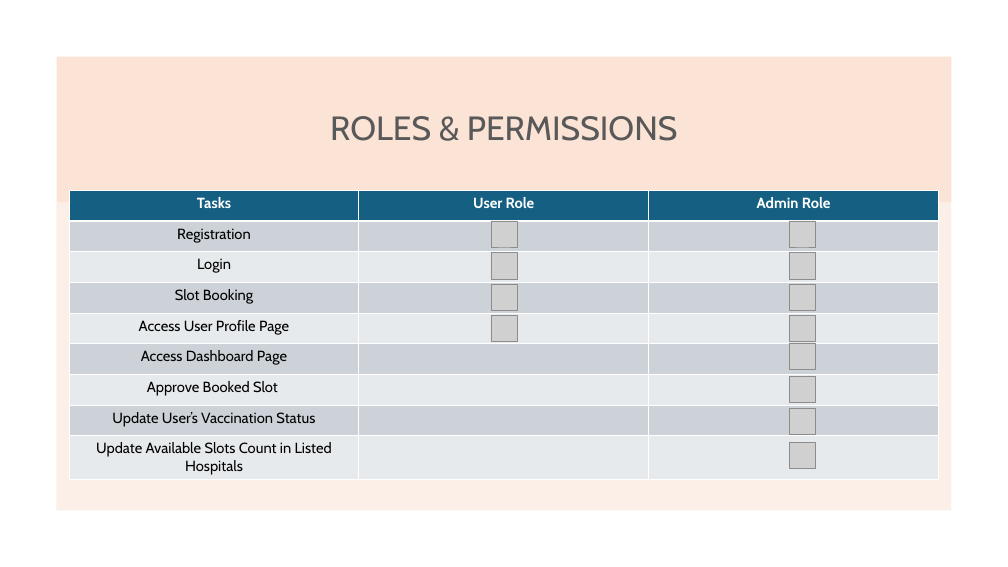
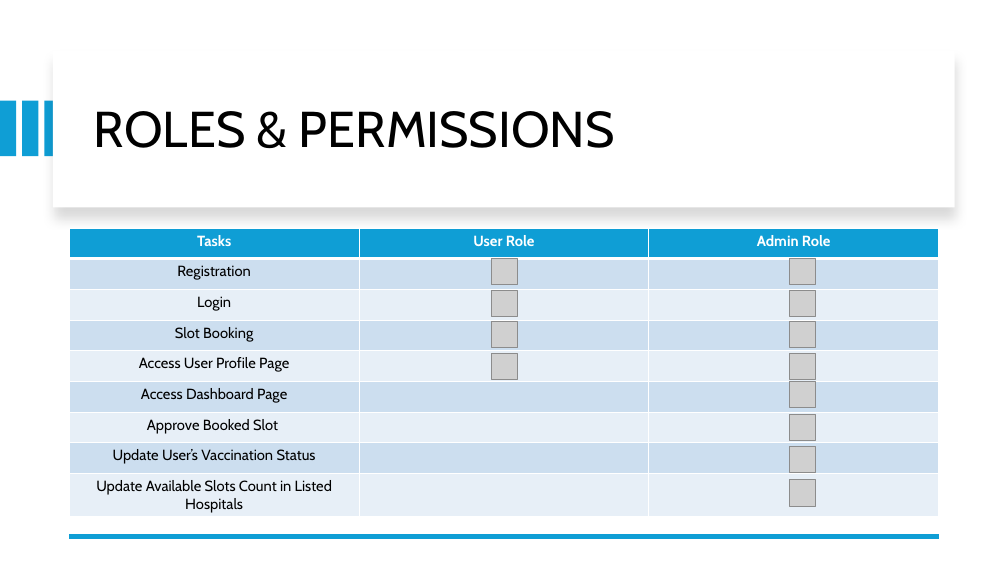
Before and after one commit to lookinfome/VaxTrack_v1.0.0, a slide deck: slide 5 of Vax Track V1 - Beta.pptx. Drawn at 1008x567 pixels with LibreOffice and Linux fonts; fonts in the diff are those of the drawing; grey boxes stand for pictures. Boxes give left, top, right and bottom in pixels: in the first picture for what was removed or moved away, otherwise in the second. Text is boxed around its words. In the diff, an @@ line names an element or a change of style, - is before the commit and + after.

```diff
--- a/Vax Track V1 - Beta.pptx
+++ b/Vax Track V1 - Beta.pptx
@@ rectangle: place and size @@
-rectangle at [57,57,951,202]
+rectangle at [53,51,955,207]
@@ rectangle at [53,51,955,207]: fill #FBE3D6 to #FFFFFF; shadow on @@
@@ title "ROLES & PERMISSIONS": place and size @@
-title "ROLES & PERMISSIONS" at [330,116,678,141]
+title "ROLES & PERMISSIONS" at [94,111,615,148]
@@ title "ROLES & PERMISSIONS" at [94,111,615,148]: size 32 to 48 pt, text colour #595959 to #000000; alignment centre to left @@
@@ rectangle added at [0,101,16,157], fill #0F9ED5 @@
@@ rectangle added at [22,101,38,157], fill #0F9ED5 @@
@@ rectangle added at [45,101,60,157], fill #0F9ED5 @@
@@ rectangle removed at [57,202,952,510] @@
@@ table at [70,228,938,517] @@
@@ fill #156082 to #0F9ED5 in row 1 @@
@@ fill #CCD2D8 to #CCDFEF in 12 cells @@
@@ fill #E8EAED to #E7F0F7 in 12 cells @@
@@ table: place and size @@
-table at [69,191,938,479]
+table at [70,228,938,517]
@@ 9 pictures: place and size @@
-9 pictures at [491,253,816,469]
+9 pictures at [492,259,816,473]
@@ picture: place and size @@
-picture at [491,221,517,247]
+picture at [492,353,518,380]
@@ picture: place and size @@
-picture at [789,343,816,370]
+picture at [789,353,816,380]
@@ picture: place and size @@
-picture at [789,221,816,247]
+picture at [789,480,816,507]
@@ line added from (939, 536) to (70, 536), #0F9ED5 4.5 pt @@
```
Also in this commit, not shown: 20 other slides changed.
